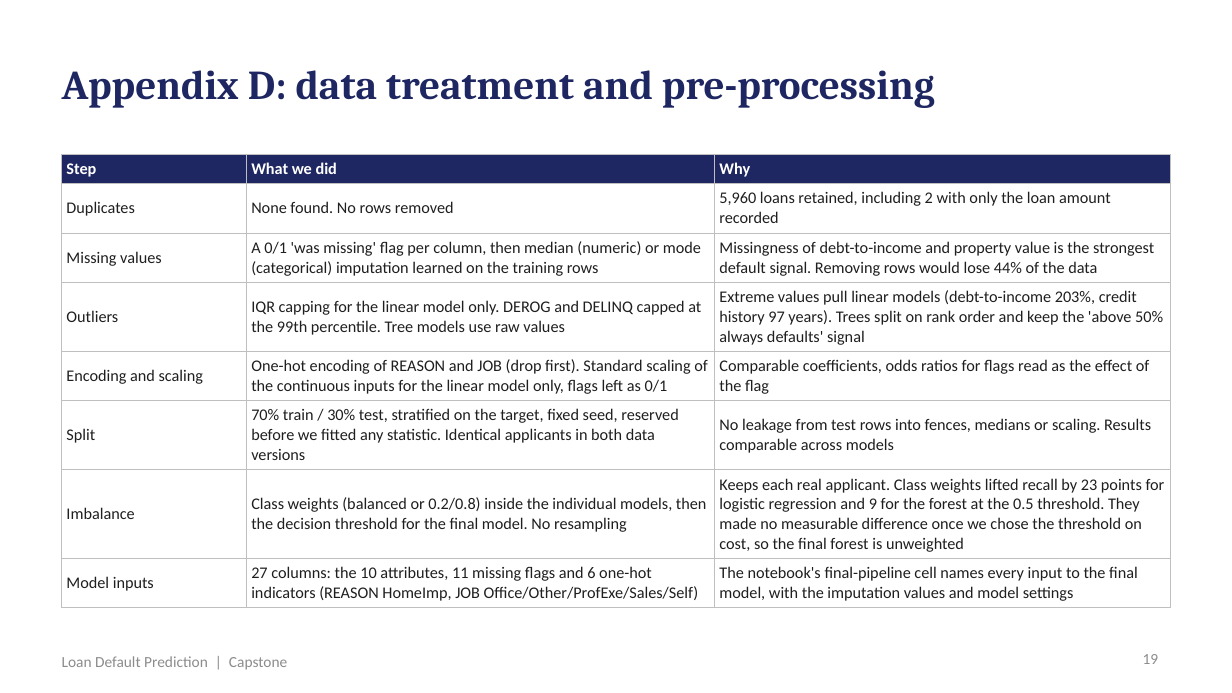
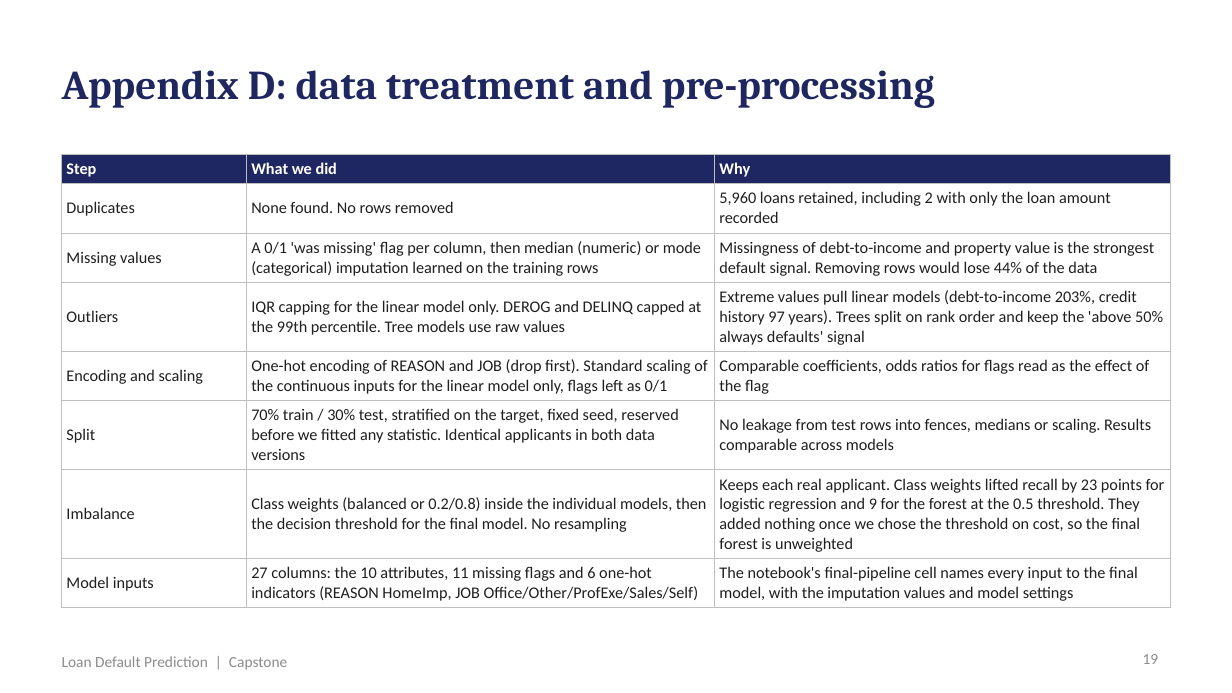
Before and after one commit to shubham1891/Personal-code, a slide deck: slide 19 of presentation/Loan_Default_Prediction_Presentation.pptx. Drawn at 1232x693 pixels with LibreOffice and Linux fonts; fonts in the diff are those of the drawing. Boxes give left, top, right and bottom in pixels: in the first picture for what was removed or moved away, otherwise in the second. Text is boxed around its words. In the diff, an @@ line names an element or a change of style, - is before the commit and + after.

```diff
--- a/presentation/Loan_Default_Prediction_Presentation.pptx
+++ b/presentation/Loan_Default_Prediction_Presentation.pptx
@@ table at (x1=62, y1=154, x2=1170, y2=605) @@
-row 7, column 3: Keeps each real applicant. Class weights lifted recall by 23 points for logistic regression and 9 for the forest at the 0.5 threshold. They made no measurable difference once we chose the threshold on cost, so the final forest is unweighted
+row 7, column 3: Keeps each real applicant. Class weights lifted recall by 23 points for logistic regression and 9 for the forest at the 0.5 threshold. They added nothing once we chose the threshold on cost, so the final forest is unweighted
```
Also in this commit, not shown: 2 other slides changed, 15 other files.
